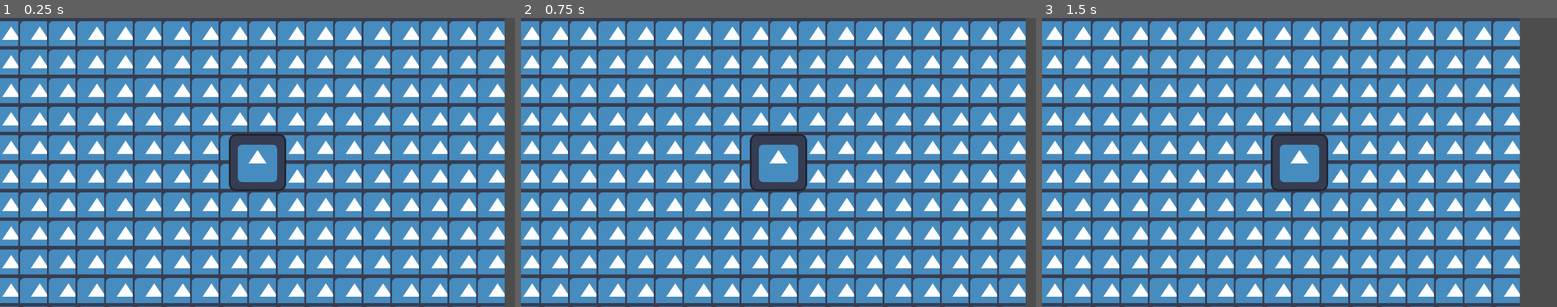
Above: before the commit, frames 1-3 (left to right).
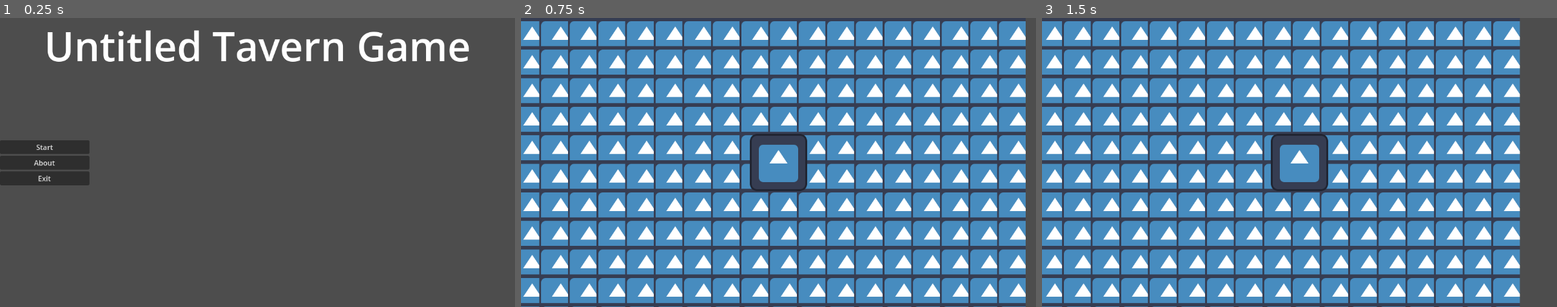
Above: after the commit, the same moments.

Repository: BobWizardLad/OGAM-Tavern-Game
Game: Godot game, scene res://Scenes/menu.tscn
Same seed, same stepped clock (60 frames per second), same inputs: the game is played once before the commit and once after it. Before the commit the project starts from res://Scenes/main.tscn. The engine's default icon, where the game draws it, is replaced by a stand-in: a white triangle on a blue panel in a dark square.
Inputs (mouse positions are in pixels of both pictures, inside the frame that each line leads up to):
- Up to frame 1 (0.25 s): no input
- Up to frame 2 (0.75 s): click (567, 148) at 0.5 s, where only the run after the commit has a clickable "Start"
- Up to frame 3 (1.5 s): tap Enter at 1.25 s; hold D (player_right) from 1.28 s (still down)

The runs differ from the first frame. In frame 1, 81% of the frame differs, in the area x 0-98%, y 1-100%; in frame 2, nothing differs; in frame 3, nothing differs.

Commit message:
Main Menu Stub
Main menu has been changed to main scene with start button changing to main scene and exit button closing the game.

Diff:
--- a/Tavern_Game/Scenes/menu.tscn
+++ b/Tavern_Game/Scenes/menu.tscn
@@ -1,4 +1,6 @@
-[gd_scene format=3 uid="uid://de1clxytiitc6"]
+[gd_scene load_steps=2 format=3 uid="uid://de1clxytiitc6"]
+
+[ext_resource type="Script" path="res://menu.gd" id="1_6is12"]
 
 [node name="Menu" type="Control"]
 layout_mode = 3
@@ -8,6 +10,7 @@
 grow_horizontal = 2
 grow_vertical = 2
 size_flags_vertical = 0
+script = ExtResource("1_6is12")
 
 [node name="Label" type="Label" parent="."]
 layout_mode = 1
@@ -41,3 +44,6 @@
 [node name="Exit" type="Button" parent="VBoxContainer"]
 layout_mode = 2
 text = "Exit"
+
+[connection signal="pressed" from="VBoxContainer/Start" to="." method="_on_start_pressed"]
+[connection signal="pressed" from="VBoxContainer/Exit" to="." method="_on_exit_pressed"]
--- /dev/null
+++ b/Tavern_Game/menu.gd
@@ -0,0 +1,19 @@
+extends Control
+
+
+# Called when the node enters the scene tree for the first time.
+func _ready():
+	pass # Replace with function body.
+
+
+# Called every frame. 'delta' is the elapsed time since the previous frame.
+func _process(delta):
+	pass
+
+
+func _on_start_pressed():
+	get_tree().change_scene_to_file("res://Scenes/main.tscn")
+
+
+func _on_exit_pressed():
+	get_tree().free()
--- a/Tavern_Game/project.godot
+++ b/Tavern_Game/project.godot
@@ -11,7 +11,7 @@
 [application]
 
 config/name="Tavern_Game"
-run/main_scene="res://Scenes/main.tscn"
+run/main_scene="res://Scenes/menu.tscn"
 config/features=PackedStringArray("4.0", "Forward Plus")
 config/icon="res://icon.svg"
 
